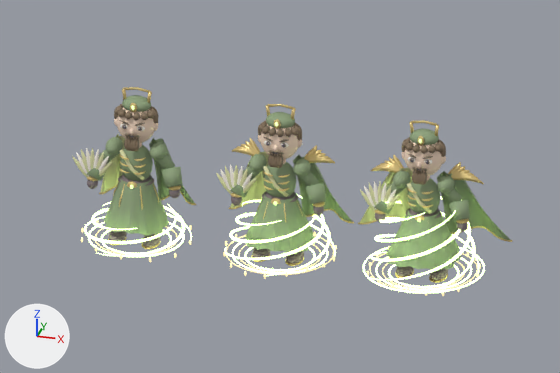
Two versions of the Blender file assets/59.blend, one commit apart.
Both versions are drawn from the file's camera 'Overview'. Arrows for +X, +Y and +Z are at lower left; the lights stay in place. The picture after the commit comes second.

The scene before the commit, as lines of its bpy script (objects in view):
```python
ob_59_t1_jade_minister_mesh = bpy.data.objects.new('59_T1_Jade Minister_Mesh', me_59_t1_jade_minister_mesh)
ob_59_t1_jade_minister_mesh.location = (-2.8, 0.0, 0.0)
ob_59_t2_jade_minister_mesh = bpy.data.objects.new('59_T2_Jade Minister_Mesh', me_59_t2_jade_minister_mesh)
ob_59_t2_jade_minister_mesh.location = (0.0, 0.0, 0.0)
ob_59_t2_spell_geometry = bpy.data.objects.new('59_T2_Spell_Geometry', me_59_t2_spell_geometry)
ob_59_t2_spell_geometry.location = (0.0, 0.0, 0.0)
ob_59_t3_jade_minister_mesh = bpy.data.objects.new('59_T3_Jade Minister_Mesh', me_59_t3_jade_minister_mesh)
ob_59_t3_jade_minister_mesh.location = (2.8, 0.0, 0.0)
# also in view: '59_T3_Spell_Geometry' at (2.8, 0.0, 0.83); '59_T1_Spell_Geometry' at (-2.8, 0.0, 0.33)
```
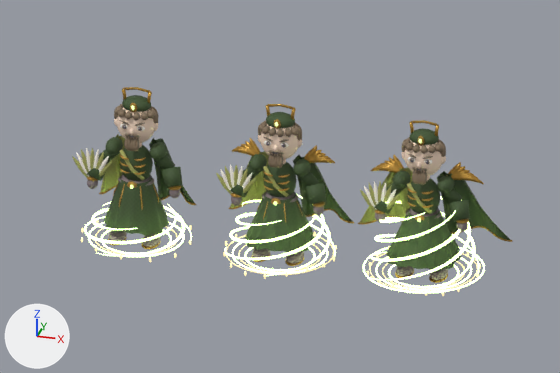
Location of each change, [x1, y1, x2, y2] in pixels of the pictures (560 x 373 px):
'59_T3_Jade Minister_Mesh', surface changed (darker): [358, 120, 512, 283] in both
'59_T2_Jade Minister_Mesh', surface changed (darker): [216, 104, 354, 266] in both
'59_T1_Jade Minister_Mesh', surface changed (darker): [72, 87, 196, 249] in both

What changed in the scene script:
```text
Change mat_silk_455c33:
    where n0 = _N.new('ShaderNodeBsdfPrincipled'); n0.name = 'Principled BSDF'
    remove n0.inputs[0].default_value = (0.271, 0.361, 0.2, 1.0)  # 'Base Color', greyish green #8ea27c
    add n2 = _N.new('ShaderNodeTexImage'); n2.name = 'Image Texture'
    add n2.image = img_weave_455c33
    add n3 = _N.new('ShaderNodeTexImage'); n3.name = 'Image Texture.001'
    add n3.image = img_surface_normal_true
    add n4 = _N.new('ShaderNodeNormalMap'); n4.name = 'Normal Map'
    add n4.inputs[0].default_value = 0.28  # 'Strength'
    add _L.new(n2.outputs[0], n0.inputs[0])  # 'Color' to 'Base Color'
    add _L.new(n3.outputs[0], n4.inputs[1])  # 'Color' to 'Color'
    add _L.new(n4.outputs[0], n0.inputs[5])  # 'Normal' to 'Normal'
Change mat_accent_b5b766:
    where n0 = _N.new('ShaderNodeBsdfPrincipled'); n0.name = 'Principled BSDF'
    remove n0.inputs[0].default_value = (0.71, 0.718, 0.4, 1.0)  # 'Base Color', beige #dbdcaa
    add n2 = _N.new('ShaderNodeTexImage'); n2.name = 'Image Texture'
    add n2.image = img_weave_b5b766
    add n3 = _N.new('ShaderNodeTexImage'); n3.name = 'Image Texture.001'
    add n3.image = img_surface_normal_true
    add n4 = _N.new('ShaderNodeNormalMap'); n4.name = 'Normal Map'
    add n4.inputs[0].default_value = 0.28  # 'Strength'
    add _L.new(n2.outputs[0], n0.inputs[0])  # 'Color' to 'Base Color'
    add _L.new(n3.outputs[0], n4.inputs[1])  # 'Color' to 'Color'
    add _L.new(n4.outputs[0], n0.inputs[5])  # 'Normal' to 'Normal'
Change mat_silk_455c33_001:
    where n0 = _N.new('ShaderNodeBsdfPrincipled'); n0.name = 'Principled BSDF'
    remove n0.inputs[0].default_value = (0.271, 0.361, 0.2, 1.0)  # 'Base Color', greyish green #8ea27c
    add n2 = _N.new('ShaderNodeTexImage'); n2.name = 'Image Texture'
    add n2.image = img_weave_455c33
    add n3 = _N.new('ShaderNodeTexImage'); n3.name = 'Image Texture.001'
    add n3.image = img_surface_normal_true
    add n4 = _N.new('ShaderNodeNormalMap'); n4.name = 'Normal Map'
    add n4.inputs[0].default_value = 0.28  # 'Strength'
    add _L.new(n2.outputs[0], n0.inputs[0])  # 'Color' to 'Base Color'
    add _L.new(n3.outputs[0], n4.inputs[1])  # 'Color' to 'Color'
    add _L.new(n4.outputs[0], n0.inputs[5])  # 'Normal' to 'Normal'
Change mat_accent_b5b766_001:
    where n0 = _N.new('ShaderNodeBsdfPrincipled'); n0.name = 'Principled BSDF'
    remove n0.inputs[0].default_value = (0.71, 0.718, 0.4, 1.0)  # 'Base Color', beige #dbdcaa
    add n2 = _N.new('ShaderNodeTexImage'); n2.name = 'Image Texture'
    add n2.image = img_weave_b5b766
    add n3 = _N.new('ShaderNodeTexImage'); n3.name = 'Image Texture.001'
    add n3.image = img_surface_normal_true
    add n4 = _N.new('ShaderNodeNormalMap'); n4.name = 'Normal Map'
    add n4.inputs[0].default_value = 0.28  # 'Strength'
    add _L.new(n2.outputs[0], n0.inputs[0])  # 'Color' to 'Base Color'
    add _L.new(n3.outputs[0], n4.inputs[1])  # 'Color' to 'Color'
    add _L.new(n4.outputs[0], n0.inputs[5])  # 'Normal' to 'Normal'
Change mat_antique_gold_001:
    where n0 = _N.new('ShaderNodeBsdfPrincipled'); n0.name = 'Principled BSDF'
    remove n0.inputs[0].default_value = (0.788, 0.604, 0.247, 1.0)  # 'Base Color', yellow #e6cc88
    add n2 = _N.new('ShaderNodeTexImage'); n2.name = 'Image Texture'
    add n2.image = img_engraved_c99a3f
    add n3 = _N.new('ShaderNodeTexImage'); n3.name = 'Image Texture.001'
    add n3.image = img_surface_normal_false
    add n4 = _N.new('ShaderNodeNormalMap'); n4.name = 'Normal Map'
    add n4.inputs[0].default_value = 0.45  # 'Strength'
    add _L.new(n2.outputs[0], n0.inputs[0])  # 'Color' to 'Base Color'
    add _L.new(n3.outputs[0], n4.inputs[1])  # 'Color' to 'Color'
    add _L.new(n4.outputs[0], n0.inputs[5])  # 'Normal' to 'Normal'
Change mat_silk_455c33_002:
    where n0 = _N.new('ShaderNodeBsdfPrincipled'); n0.name = 'Principled BSDF'
    remove n0.inputs[0].default_value = (0.271, 0.361, 0.2, 1.0)  # 'Base Color', greyish green #8ea27c
    add n2 = _N.new('ShaderNodeTexImage'); n2.name = 'Image Texture'
    add n2.image = img_weave_455c33
    add n3 = _N.new('ShaderNodeTexImage'); n3.name = 'Image Texture.001'
    add n3.image = img_surface_normal_true
    add n4 = _N.new('ShaderNodeNormalMap'); n4.name = 'Normal Map'
    add n4.inputs[0].default_value = 0.28  # 'Strength'
    add _L.new(n2.outputs[0], n0.inputs[0])  # 'Color' to 'Base Color'
    add _L.new(n3.outputs[0], n4.inputs[1])  # 'Color' to 'Color'
    add _L.new(n4.outputs[0], n0.inputs[5])  # 'Normal' to 'Normal'
Change mat_accent_b5b766_002:
    where n0 = _N.new('ShaderNodeBsdfPrincipled'); n0.name = 'Principled BSDF'
    remove n0.inputs[0].default_value = (0.71, 0.718, 0.4, 1.0)  # 'Base Color', beige #dbdcaa
    add n2 = _N.new('ShaderNodeTexImage'); n2.name = 'Image Texture'
    add n2.image = img_weave_b5b766
    add n3 = _N.new('ShaderNodeTexImage'); n3.name = 'Image Texture.001'
    add n3.image = img_surface_normal_true
    add n4 = _N.new('ShaderNodeNormalMap'); n4.name = 'Normal Map'
    add n4.inputs[0].default_value = 0.28  # 'Strength'
    add _L.new(n2.outputs[0], n0.inputs[0])  # 'Color' to 'Base Color'
    add _L.new(n3.outputs[0], n4.inputs[1])  # 'Color' to 'Color'
    add _L.new(n4.outputs[0], n0.inputs[5])  # 'Normal' to 'Normal'
Change mat_antique_gold_002:
    where n0 = _N.new('ShaderNodeBsdfPrincipled'); n0.name = 'Principled BSDF'
    remove n0.inputs[0].default_value = (0.788, 0.604, 0.247, 1.0)  # 'Base Color', yellow #e6cc88
    add n2 = _N.new('ShaderNodeTexImage'); n2.name = 'Image Texture'
    add n2.image = img_engraved_c99a3f
    add n3 = _N.new('ShaderNodeTexImage'); n3.name = 'Image Texture.001'
    add n3.image = img_surface_normal_false
    add n4 = _N.new('ShaderNodeNormalMap'); n4.name = 'Normal Map'
    add n4.inputs[0].default_value = 0.45  # 'Strength'
    add _L.new(n2.outputs[0], n0.inputs[0])  # 'Color' to 'Base Color'
    add _L.new(n3.outputs[0], n4.inputs[1])  # 'Color' to 'Color'
    add _L.new(n4.outputs[0], n0.inputs[5])  # 'Normal' to 'Normal'
```
